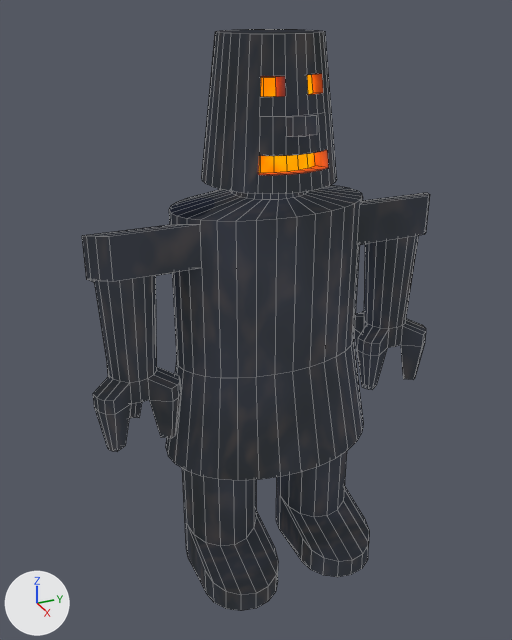
A saved change to the Blender file golem.blend.
The view is the same before and after, from a camera (50 mm lens) standing at (3.85, -1.72, 2.34) and looking at (0.21, -0.08, 0.52). The axes (+X, +Y, +Z) are drawn at lower left. The lights are the same throughout. Mesh edges are drawn as thin lines.

The scene before the commit, as lines of its bpy script (objects in view):
```python
me_golem = bpy.data.meshes.new('golem')
me_golem.from_pydata(...)  # 652 vertices, 524 faces; spans x -0.28..0.81, y -1.13..1.13, z -1.19..2.17
me_golem.materials.append(mat_material_003)
ob_golem = bpy.data.objects.new('golem', me_golem)
ob_golem.location = (0.0, 0.0, 0.0)
```
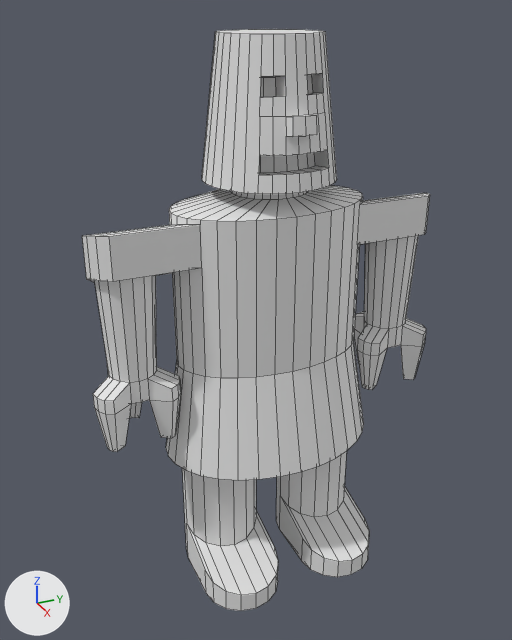
What differs and where, as boxes (x1, y1, x2, y2) in the pictures (512 x 640 px):
'golem', recoloured (black to grey)
    both: (82, 29, 430, 611)

The edits, one by one:
me_golem has 652 vertices, 524 faces and spans x -0.28..0.81, y -1.13..1.13, z -1.19..2.17.
me_golem no longer uses material mat_material_003.
